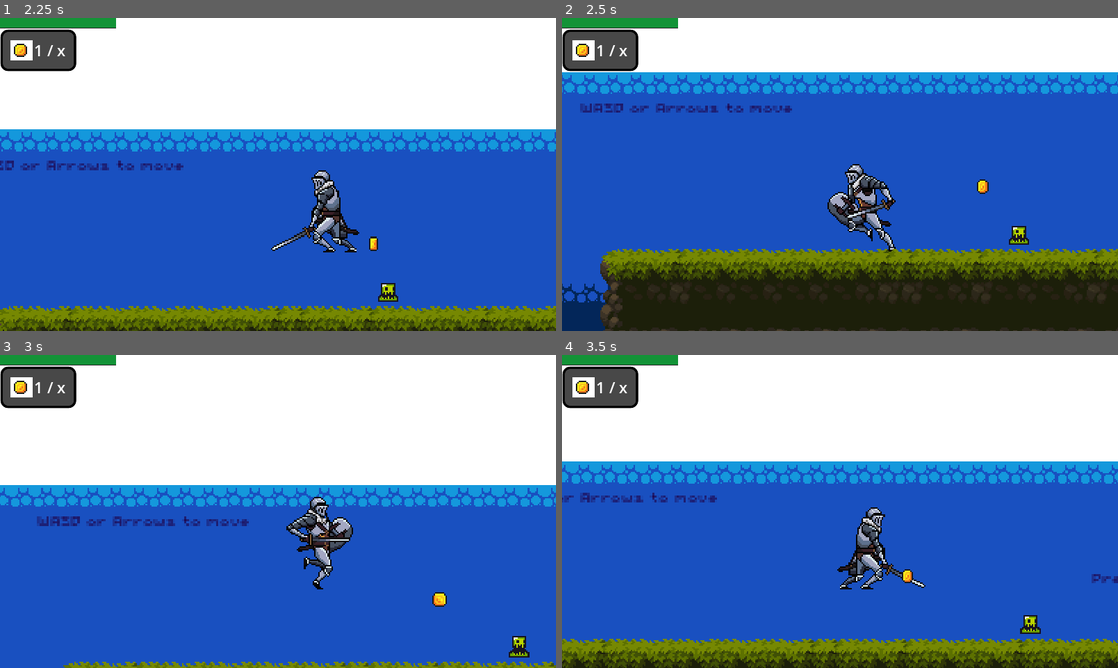
Above: before the commit, frames 1-4 (two rows, left to right).
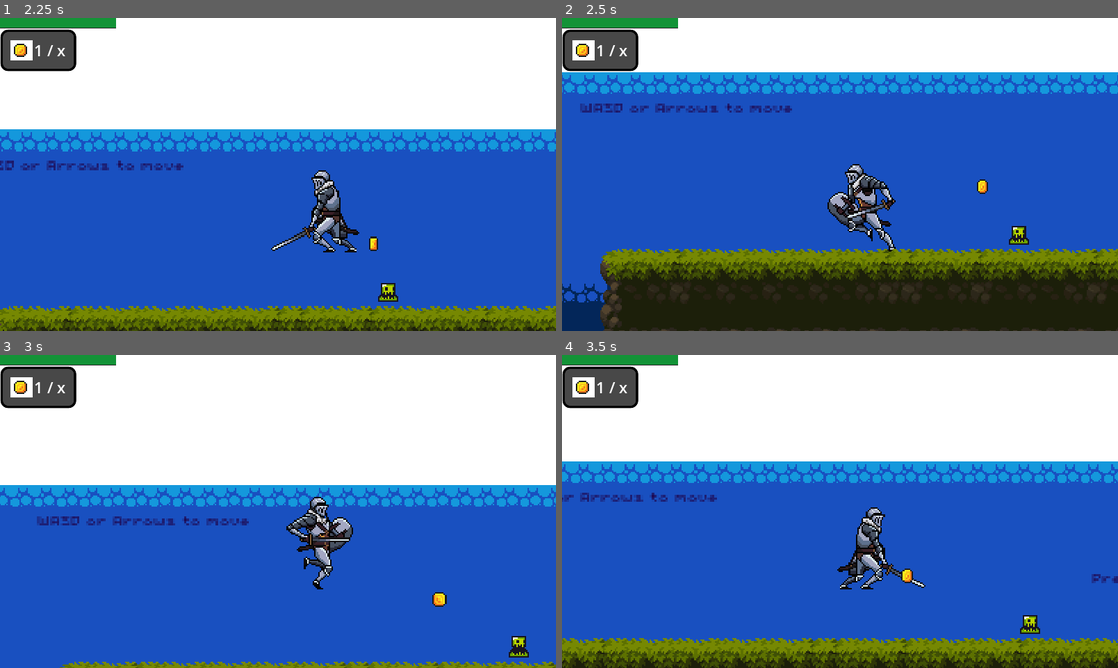
Above: after the commit, the same moments.

Repository: Leonardo-Ma/LearningGodot
Game: Godot game, scene res://scenes/level.tscn
Two runs of this game, one before a commit and one after it. Both use one fixed random seed, a clock stepped at 60 frames per second and the inputs below.
Inputs:
- Up to frame 1 (2.25 s): tap Space (jump) at 0.5, 0.77, 0.8, 1.07, 1.25, 1.35, 1.52, 1.82, 2 s; hold D (right) 0.53-2.03 s; tap Z (attack) at 0.6, 1.55, 2.1 s; hold A (left) from 2.03 s (still down)
- Up to frame 2 (2.5 s): keep holding A (left); tap Space (jump) at 2.3 s
- Up to frame 3 (3 s): tap Space (jump) at 2.75 s; release A (left) at 2.78 s; hold D (right) from 2.78 s (still down); tap Z (attack) at 2.85 s
- Up to frame 4 (3.5 s): keep holding D (right); tap Space (jump) at 3.02, 3.32 s

Frame 1 is identical in both runs. In frame 2, 0.6% of the frame differs, in the area x 1-99%, y 18-100%; in frame 3, 0.7%; in frame 4, 1.4%, in the area x 0-100%, y 34-100%.

Commit message:
Hardcode fix flip animation hitbox, fix attack and damaged animation

Diff:
--- a/scenes/player.tscn
+++ b/scenes/player.tscn
@@ -349,8 +349,16 @@
 "run": SubResource("Animation_6vwpt")
 }
 
+[sub_resource type="AnimationNodeAnimation" id="AnimationNodeAnimation_1tyjm"]
+animation = &"attack"
+
+[sub_resource type="AnimationNodeAnimation" id="AnimationNodeAnimation_3vy5w"]
+animation = &"damaged"
+
 [sub_resource type="AnimationNodeAnimation" id="AnimationNodeAnimation_31flf"]
 animation = &"fall"
+
+[sub_resource type="AnimationNodeOneShot" id="AnimationNodeOneShot_wnfpv"]
 
 [sub_resource type="AnimationNodeAnimation" id="AnimationNodeAnimation_wwjn2"]
 animation = &"idle"
@@ -371,6 +379,8 @@
 input_1/auto_advance = false
 input_1/reset = true
 
+[sub_resource type="AnimationNodeOneShot" id="AnimationNodeOneShot_ij3gp"]
+
 [sub_resource type="AnimationNodeAnimation" id="AnimationNodeAnimation_kv41i"]
 animation = &"jump"
 
@@ -388,25 +398,33 @@
 animation = &"run"
 
 [sub_resource type="AnimationNodeBlendTree" id="AnimationNodeBlendTree_8odqd"]
-graph_offset = Vector2(-694.498, 78.6341)
+graph_offset = Vector2(-485.494, 106.109)
+nodes/attack/node = SubResource("AnimationNodeAnimation_1tyjm")
+nodes/attack/position = Vector2(-320, 220)
+nodes/damaged/node = SubResource("AnimationNodeAnimation_3vy5w")
+nodes/damaged/position = Vector2(80, 400)
 nodes/falling/node = SubResource("AnimationNodeAnimation_31flf")
 nodes/falling/position = Vector2(-360, 360)
+nodes/ground_attack/node = SubResource("AnimationNodeOneShot_wnfpv")
+nodes/ground_attack/position = Vector2(-120, 20)
 nodes/idle/node = SubResource("AnimationNodeAnimation_wwjn2")
-nodes/idle/position = Vector2(-500, 120)
+nodes/idle/position = Vector2(-520, -20)
 nodes/in_air/node = SubResource("AnimationNodeTransition_li20s")
 nodes/in_air/position = Vector2(-180, 360)
 nodes/in_air_state/node = SubResource("AnimationNodeTransition_t4kcq")
 nodes/in_air_state/position = Vector2(60, 160)
+nodes/is_damaged/node = SubResource("AnimationNodeOneShot_ij3gp")
+nodes/is_damaged/position = Vector2(280, 260)
 nodes/jump/node = SubResource("AnimationNodeAnimation_kv41i")
 nodes/jump/position = Vector2(-360, 500)
 nodes/movement/node = SubResource("AnimationNodeTransition_qop35")
-nodes/movement/position = Vector2(-320, 120)
+nodes/movement/position = Vector2(-320, 0)
 nodes/movement_time/node = SubResource("AnimationNodeTimeScale_wvurs")
-nodes/movement_time/position = Vector2(-520, 260)
-nodes/output/position = Vector2(280, 200)
+nodes/movement_time/position = Vector2(-520, 140)
+nodes/output/position = Vector2(500, 260)
 nodes/run/node = SubResource("AnimationNodeAnimation_4g2ir")
-nodes/run/position = Vector2(-720, 280)
-node_connections = [&"in_air", 0, &"falling", &"in_air", 1, &"jump", &"in_air_state", 0, &"movement", &"in_air_state", 1, &"in_air", &"movement", 0, &"idle", &"movement", 1, &"movement_time", &"movement_time", 0, &"run", &"output", 0, &"in_air_state"]
+nodes/run/position = Vector2(-720, 160)
+node_connections = [&"ground_attack", 0, &"movement", &"ground_attack", 1, &"attack", &"in_air", 0, &"falling", &"in_air", 1, &"jump", &"in_air_state", 0, &"ground_attack", &"in_air_state", 1, &"in_air", &"is_damaged", 0, &"in_air_state", &"is_damaged", 1, &"damaged", &"movement", 0, &"idle", &"movement", 1, &"movement_time", &"movement_time", 0, &"run", &"output", 0, &"is_damaged"]
 
 [node name="Player" type="CharacterBody2D"]
 collision_layer = 2
@@ -429,7 +447,7 @@
 script = ExtResource("8_tdmwk")
 
 [node name="CollisionShape2D" type="CollisionShape2D" parent="Sprite2D/HitBox"]
-position = Vector2(44, 21)
+position = Vector2(49, 21)
 shape = SubResource("RectangleShape2D_tl2fc")
 disabled = true
 
@@ -437,17 +455,22 @@
 libraries = {
 "": SubResource("AnimationLibrary_0dkb2")
 }
-speed_scale = 0.128
 
 [node name="AnimationTree" type="AnimationTree" parent="."]
 tree_root = SubResource("AnimationNodeBlendTree_8odqd")
 anim_player = NodePath("../AnimationPlayer")
+parameters/ground_attack/active = false
+parameters/ground_attack/internal_active = false
+parameters/ground_attack/request = 0
 parameters/in_air/current_state = "jumping"
-parameters/in_air/transition_request = ""
+parameters/in_air/transition_request = "jumping"
 parameters/in_air/current_index = 1
 parameters/in_air_state/current_state = "ground"
 parameters/in_air_state/transition_request = ""
 parameters/in_air_state/current_index = 0
+parameters/is_damaged/active = false
+parameters/is_damaged/internal_active = false
+parameters/is_damaged/request = 0
 parameters/movement/current_state = "idle"
 parameters/movement/transition_request = ""
 parameters/movement/current_index = 0
--- a/scripts/hurtbox.gd
+++ b/scripts/hurtbox.gd
@@ -2,6 +2,7 @@
 class_name Hurtbox
 extends Area2D
 
+# BUG This is the culprit of _create_instance: Error
 func _init(damage):
 	collision_layer = 0
 	collision_mask = 2
--- a/scripts/player.gd
+++ b/scripts/player.gd
@@ -30,6 +30,8 @@
 	elif (Input.is_action_just_pressed("jump")):
 		velocity.y = JUMP_VELOCITY
 		animation_tree.set("parameters/in_air/transition_request", "jumping") # Trigger jump animation)
+	elif (Input.is_action_just_pressed("attack")):
+		animation_tree.set("parameters/ground_attack/request", AnimationNodeOneShot.ONE_SHOT_REQUEST_FIRE)
 	else:
 		animation_tree.set("parameters/in_air_state/transition_request", "ground")
 
@@ -47,8 +49,19 @@
 	# Update facing direction
 	if direction.x > 0:
 		sprite.flip_h = false
+		$Sprite2D/HitBox/CollisionShape2D.position.x = 49 # Read _BUG_ tag below
+		$CollisionShape2D.position.x = 12 # Read _BUG_ tag below
 	elif direction.x < 0:
 		sprite.flip_h = true
+		$Sprite2D/HitBox/CollisionShape2D.position.x = -3 # Read _BUG_ tag below
+		$CollisionShape2D.position.x = 30 # Read _BUG_ tag below
+
+	# BUG For the future me to fix and use this instead to flip the whole player:
+	# https://www.reddit.com/r/godot/comments/jfbwzm/how_do_i_flip_a_collision_shape_2d_along_with_the/
+	#if direction.x > 0:
+		#scale.x = 1
+	#elif direction.x < 0:
+		#scale.x *= -1
 
 	move_and_slide()
 
@@ -58,15 +71,16 @@
 
 func take_damage(damageAmount):
 	Globals.playerHealth -= damageAmount
-	$AnimationPlayer.play("damaged")
+	animation_tree.set("parameters/is_damaged/request", AnimationNodeOneShot.ONE_SHOT_REQUEST_FIRE)
 	# This signal sends the new player health so the UI update itself (healthbar.gd)
 	emit_signal("update_playerhealth", Globals.playerHealth)
 	if Globals.playerHealth <= 0:
 		die()
 
 func die():
-	$AnimationPlayer.play("death")
-	get_tree().reload_current_scene()
+	$AnimationPlayer.play("death") # TODO Place logic in animation tree and use it instead
+	# TODO Force finish animation before reloading scene
+	get_tree().call_deferred("reload_current_scene")
 	Globals.resetValues()
 	request_ready()
 
--- a/scripts/slime.gd
+++ b/scripts/slime.gd
@@ -22,5 +22,9 @@
 #Just a reminder: For this to work collision mask needs to be 2 (Same as player layer) - 2 hours wasted...
 func _on_damage_detection_body_entered(body):
 	if body.has_method("player"):
-		var damageAmount = 10
+		var damageAmount = 50
 		emit_signal("damage", damageAmount)
+
+func take_damage(damageAmount: int):
+	animated_sprite_2d.play("default")
+	print_debug("hit")
Not shown: 1 places in scenes/player.tscn that only renumber resources
